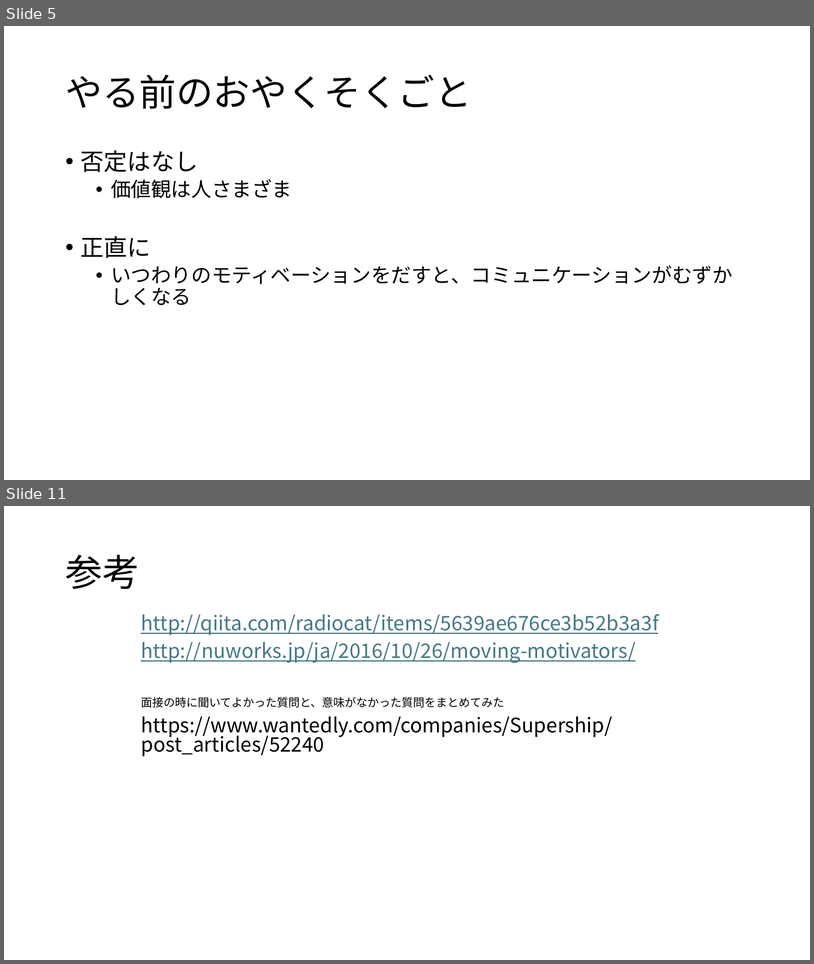
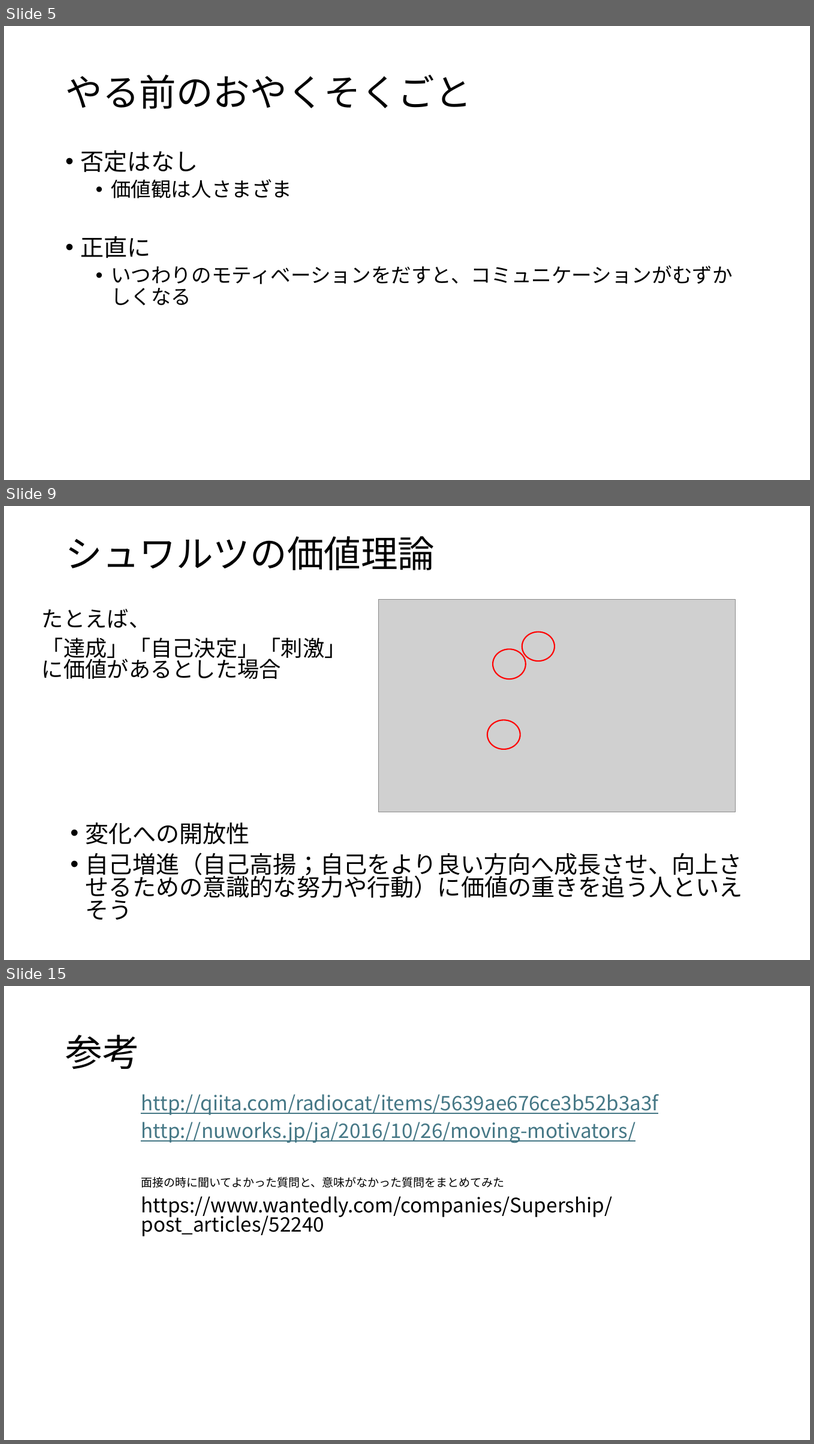
Before and after one commit to warumonogakari/warumono, a slide deck: ValueCard/ValueCardPoker.pptx. Shown one above the other, each under a label of ours: slides 5 and 11 before the commit, slides 5, 9 and 15 after it; the slides between them are not shown. The pictures are 814x964 and 814x1444 pixels, drawn with LibreOffice and Linux fonts; fonts in the diff are those of the drawing; grey boxes stand for pictures. Boxes give left, top, right and bottom in pixels: in the first picture for what was removed or moved away, otherwise in the second. Text is boxed around its words. In the diff, an @@ line names an element or a change of style, - is before the commit and + after.

```diff
--- a/ValueCard/ValueCardPoker.pptx
+++ b/ValueCard/ValueCardPoker.pptx
@@ slide 9 added at [4,506,810,960], background #FFFFFF @@
@@ title added at [65,536,435,570], 44 pt, text #000000 @@
+シュワルツの価値理論
@@ text added at [42,609,347,679], 25.9 pt, text #000000 @@
+たとえば、
+「達成」「自己決定」「刺激」に価値があるとした場合
@@ group added at [378,600,736,812]: 3 ellipses, 1 picture @@
@@ text added at [86,822,743,919], 28 pt, text #000000 @@
+• 変化への開放性
+• 自己増進（自己高揚；自己をより良い方向へ成長させ、向上させるための意識的な努力や行動）に価値の重きを追う人といえそう
@@ what was slide 11 is now slide 15 @@
```
Also in this commit, not shown: 3 slides changed, 3 other slides added, 16 other files.
